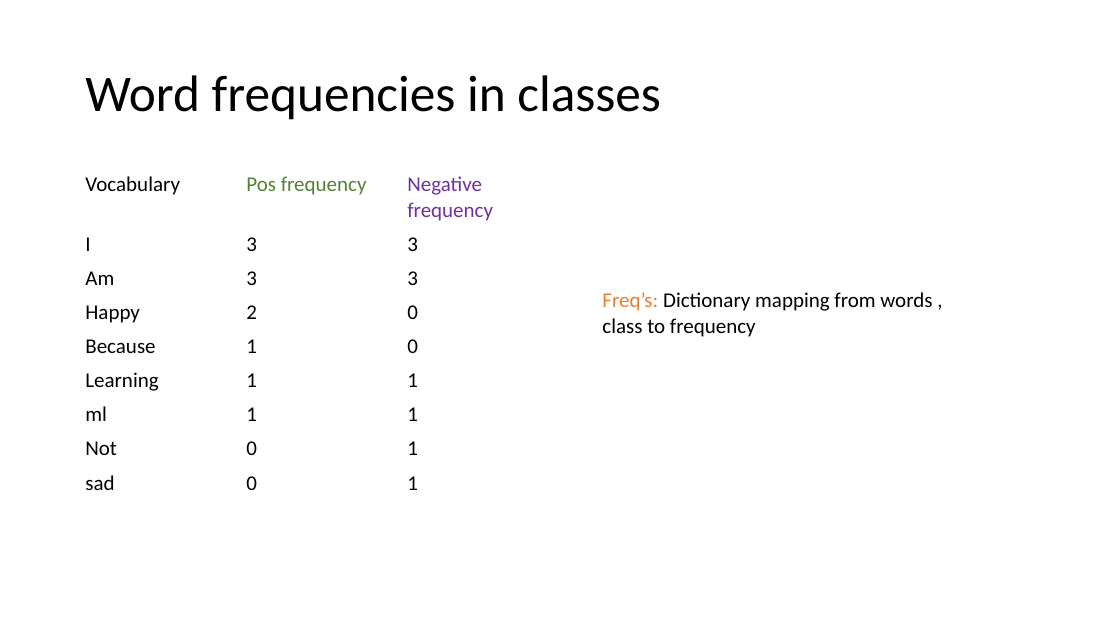
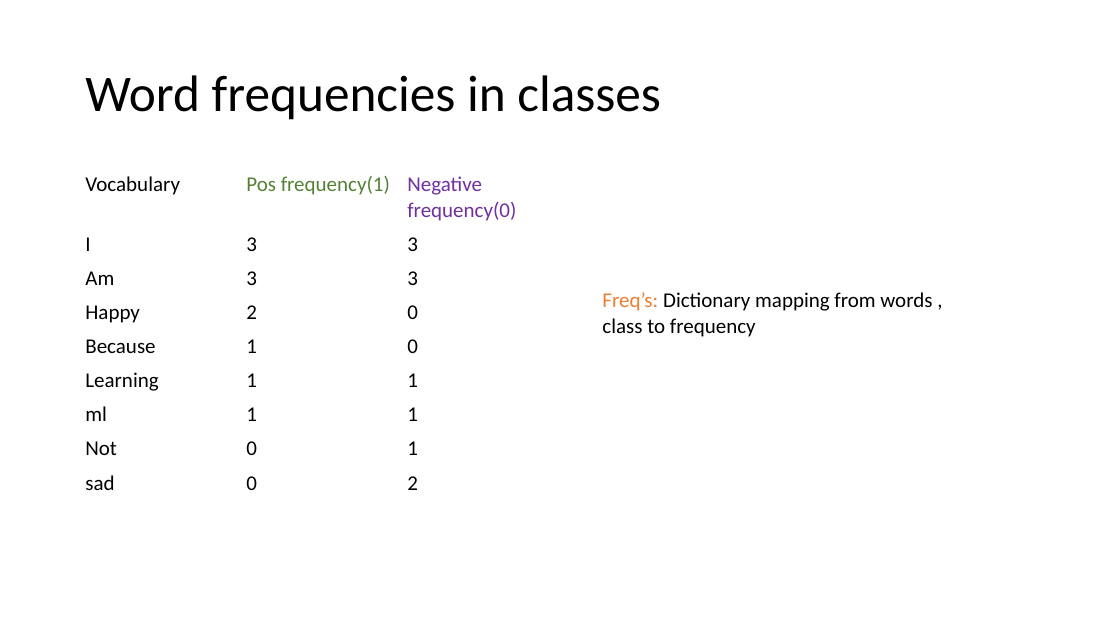
Before and after one commit to harshagarwal2245/Cyberbullying-detection-using-ml, a slide deck: slide 20 of Refrences/Cyberbullying detection using ml.pptx (slide 18 before the commit). Drawn at 1120x630 pixels with LibreOffice and Linux fonts; fonts in the diff are those of the drawing. Boxes give left, top, right and bottom in pixels: in the first picture for what was removed or moved away, otherwise in the second. Text is boxed around its words. In the diff, an @@ line names an element or a change of style, - is before the commit and + after.

```diff
--- a/Refrences/Cyberbullying detection using ml.pptx
+++ b/Refrences/Cyberbullying detection using ml.pptx
@@ table at <box>77,168,561,499</box> @@
-row 1, column 2: Pos frequency
+row 1, column 2: Pos frequency(1)
-row 1, column 3: Negative frequency
+row 1, column 3: Negative frequency(0)
-row 9, column 3: 1
+row 9, column 3: 2
```
Also in this commit, not shown: 4 other slides changed, 7 slides added, 2 slides removed, 11 other files.
